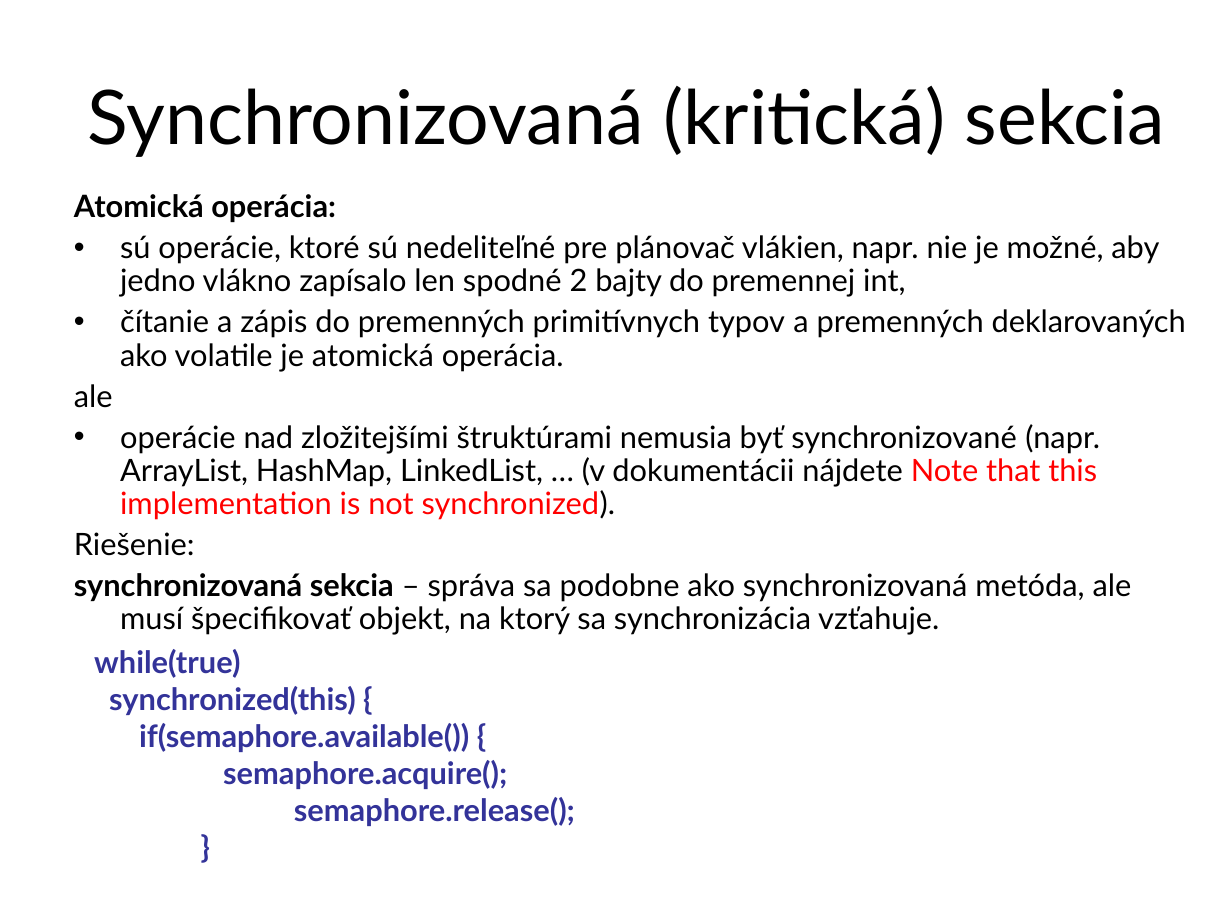
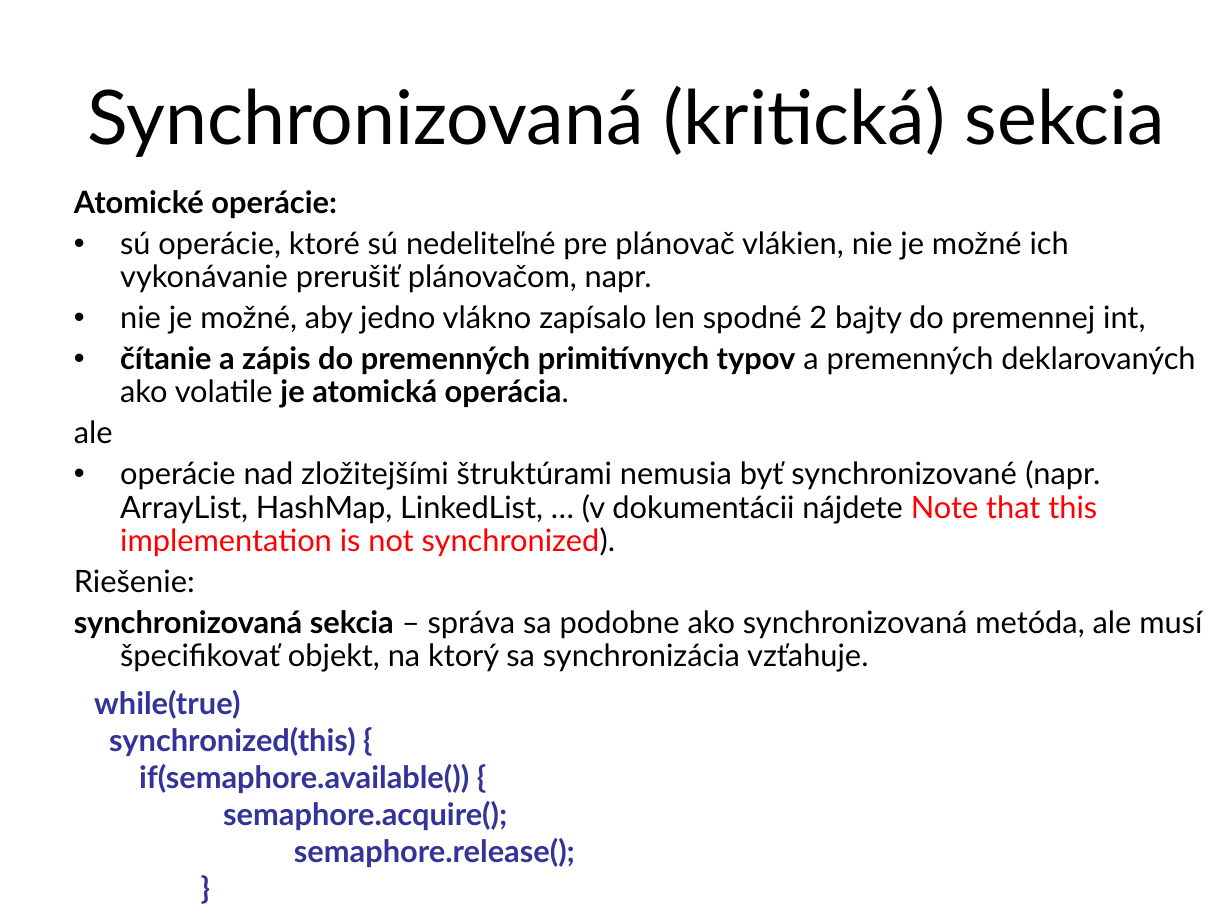
Before and after one commit to Programovanie4/Prednasky, a slide deck: slide 13 of 10/10_java.ppt. Drawn at 1232x924 pixels with LibreOffice and Linux fonts; fonts in the diff are those of the drawing. Boxes give left, top, right and bottom in pixels: in the first picture for what was removed or moved away, otherwise in the second. Text is boxed around its words. In the diff, an @@ line names an element or a change of style, - is before the commit and + after.

```diff
--- a/10/10_java.ppt
+++ b/10/10_java.ppt
@@ text at box(74, 190, 1145, 334): text changed @@
-Atomická operácia:
-• sú operácie, ktoré sú nedeliteľné pre plánovač vlákien, napr. nie je možné, aby jedno vlákno zapísalo len spodné 2 bajty do premennej int,
+Atomické operácie:
+• sú operácie, ktoré sú nedeliteľné pre plánovač vlákien, nie je možné ich vykonávanie prerušiť plánovačom, napr.
+• nie je možné, aby jedno vlákno zapísalo len spodné 2 bajty do premennej int,
@@ text at box(120, 346, 1195, 408): bold on in "čítanie a zápis do premenných primitívnych typov ..." @@
@@ text "while(true)": place and size @@
-text "while(true)" at box(94, 649, 575, 826)
+text "while(true)" at box(94, 690, 575, 867)
```
Also in this commit, not shown: 16 other slides changed, 6 slides added, 6 slides removed, 4 other files.
